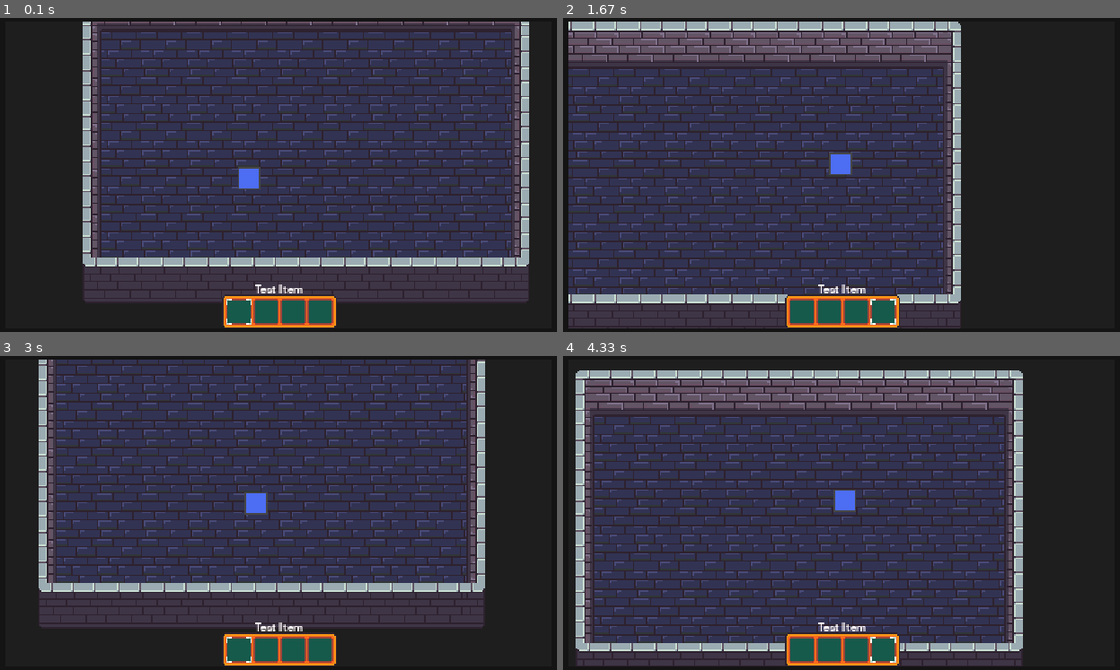
Above: before the commit, frames 1-4 (two rows, left to right).
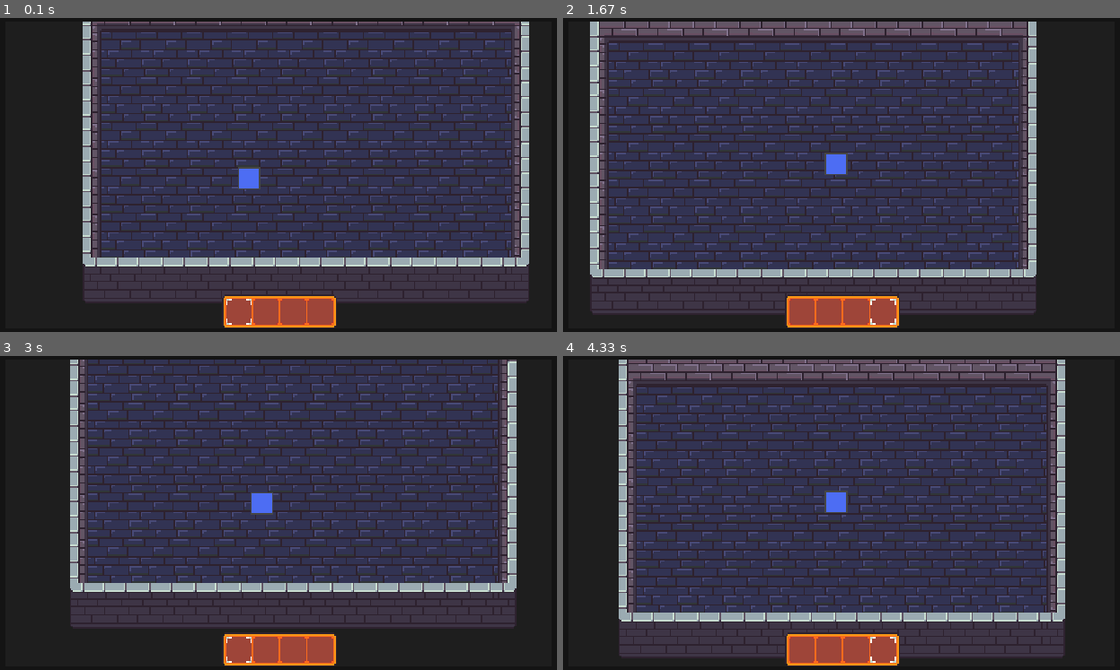
Above: after the commit, the same moments.

Repository: CyberSurge-Dev/PygameTesting
Game: pygame game, started from main.py
Same seed, same stepped clock (60 frames per second), same inputs: the game is played once before the commit and once after it.
Inputs:
- Up to frame 1 (0.1 s): no input
- Up to frame 2 (1.67 s): hold D 0.33-0.8 s; hold W 0.83-1.13 s; tap 3 at 0.98 s; hold D 1.17-1.63 s; tap 4 at 1.32 s
- Up to frame 3 (3 s): hold A 1.67-2.2 s; tap 2 at 1.82 s; hold S 2.23-2.53 s; tap 3 at 2.38 s; tap 1 at 2.57 s; hold A from 2.9 s (still down)
- Up to frame 4 (4.33 s): tap 2 at 3.05 s; release A at 3.3 s; hold W 3.33-3.7 s; tap 3 at 3.48 s; hold D from 3.73 s (still down); tap 4 at 3.88 s

The runs differ from the first frame. In frame 1, 1.3% of the frame differs, in the area x 40-60%, y 84-98%; in frame 2, 49%; in frame 3, 27%; in frame 4, 53%, in the area x 2-91%, y 1-99%.

Commit message:
Moved HUD items from main into the Player class, also moved event controllers for item usage into the Player class. Additionally, continued to work on the base class for Items, and added the game manager class to Utils to start working on save loading.

Diff:
--- a/data/settings.json
+++ b/data/settings.json
@@ -12,6 +12,6 @@
     },
     "developer": {
         "developer": true,
-        "telemetry": true
+        "telemetry": false
     }
 }
--- a/main.py
+++ b/main.py
@@ -17,8 +17,6 @@
 from scripts.utils import Settings, Telemetry, DisplayPositions
 from scripts.entities import Player
 from scripts.assetMap import AssetMap
-from scripts.guiElements import ItemBar
-from scripts.guiManager import GUIManager
 from scripts.tilemap import Tilemap
 # --------------------------------------------------------------------------------
 
@@ -55,8 +53,6 @@
 
         self.scroll = [0 , 0]
 
-        self.player = Player(self, (128, 128), (32, 32))
-
         # Determine the largest 16:9 ratio that can fit in the screen for the display size
         # This method allows the program to automatically scale the game to any screen size
         if (self.sWidth < self.sHeight or self.sWidth == self.sHeight):
@@ -69,9 +65,7 @@
         self.scale = (self.sWidth / self.display.get_width(), self.sHeight / self.display.get_height())
         self.dPos = DisplayPositions((self.display.get_width(), self.display.get_height()))
 
-        self.hud = GUIManager()
-        self.hud.add('itembar', ItemBar(self.dPos.BOTTOM_CENTER, (81, 24), self.scale, self.assetMap.gui['itembar'], self.assetMap.gui['itembar_selected']))
-
+        self.player = Player(self, (128, 128), (32, 32))
 
         self.clock = pygame.time.Clock() # Create the game clock
 
@@ -105,7 +99,7 @@
                     if event.key == self.keybinds["right"]: # Check for the right button being released
                         self.movement['right'] = False
 
-                self.hud.check_events(event) # Check for events on HUD objects
+                self.player.check_events(event)
 
             # Create scroll offsets to have camera 'lag' behind the player for more fluid movement
             self.scroll[0] += (self.player.rect().centerx - self.display.get_width() / 2 - self.scroll[0]) / 5 # Smaller the last value (5), the less the lag
@@ -118,12 +112,9 @@
             # Render the tilemap
             self.tilemap.render(offset=render_scroll)
 
-            # Update movement and render player
+            # Update movement and render player (and HUD elements)
             self.player.update(**self.movement)
-            self.player.render(render_scroll)
-
-            # Render the HUD elements
-            self.hud.render(self.display)
+            self.player.render(self.display, render_scroll)
 
             # Scale the display surface to best fit the screen
             self.screen.blit(pygame.transform.scale( self.display, (self.dWidth, self.dHeight) ),
--- a/scripts/entities.py
+++ b/scripts/entities.py
@@ -15,16 +15,19 @@
 # External imports
 import pygame
 
+# Internal imports
+from scripts.guiElements import ItemBar
+from scripts.guiManager import GUIManager
 # --------------------------------------------------------------------------------
 class PhysicsEntity:
     """Class object used for creating objects that interact with physics"""
 
-    def __init__ (self, game, pos, size,  exceptions=[]):
+    def __init__ (self, game, pos, size, multiplier=1, *exceptions):
         """Initialize the physics entity"""
         self.pos = list(pos) # Convert to list for mutability
         self.game = game
         self.size = size
-        self.multiplyer = 2
+        self.multiplier = multiplier
         self.tilemap = self.game.tilemap
         self.exceptions = exceptions
         self.assetMap = self.game.assetMap
@@ -60,8 +63,8 @@
 
         # Calculate movement for the frame
         frame_movement = (
-            ((movement['right']-movement['left']) + self.velocity[0]) * self.multiplyer,
-            ((movement['down']-movement['up']) + self.velocity[1]) * self.multiplyer
+            ((movement['right']-movement['left']) + self.velocity[0]) * self.multiplier,
+            ((movement['down']-movement['up']) + self.velocity[1]) * self.multiplier
         )
 
         self.game.telemetry.add('movement[0]', frame_movement[0])
@@ -106,8 +109,43 @@
             self.velocity[1] = 0
 
 
-    def render(self, offset=(0, 0)):
-        self.game.display.blit(self.assetMap.entities['player'], (self.pos[0] - offset[0], self.pos[1] - offset[1]))
+    def render(self, disp, offset=(0, 0)):
+        disp.blit(self.assetMap.entities['player'], (self.pos[0] - offset[0], self.pos[1] - offset[1]))
 
 class Player(PhysicsEntity):
     """Class for all player related physics, and interactions."""
+
+    def __init__ (self, game, pos, size, multiplier=1, *exceptions):
+        """Initialize the player and physics entity"""""
+        super().__init__(game, pos, size, multiplier, exceptions)
+
+        # Create variables for reference to other elements
+        self.game = game
+        self.tilemap = self.game.tilemap
+        self.assetMap = self.game.assetMap
+        self.inventory = {}
+        # Create variables specific to the player
+        self.health = 100
+        # Create HUD items
+        self.hud = GUIManager()
+        self.hud.add('itembar', ItemBar(self.game.dPos.BOTTOM_CENTER, (81, 24), self.game.scale, self.assetMap.gui['itembar'], self.assetMap.gui['itembar_selected']))
+        self.itembar = self.hud.menu_items['itembar']
+
+    def check_events(self, event):
+        """Check events for the player"""
+        if event.type == pygame.MOUSEBUTTONDOWN and self.itembar.items[self.itembar.slot_selected] != None:
+            if event.button == 1:  # Left mouse button.
+                self.itembar.    items[self.itembar.slot_selected].left_button(event)
+            elif event.button == 3:  # Right mouse button.
+                self.itembar.items[self.itembar.slot_selected].right_button(event)
+
+        self.itembar.check_events(event)
+        # Update currently held items attributes
+        if self.itembar.items[self.itembar.slot_selected] != None:
+            self.itembar.items[self.itembar.slot_selected].update()
+
+    def render(self, disp, offset=(0, 0)):
+        """Render player and HUD elements."""
+        super().render(disp, offset)
+        # Render the HUD items
+        self.hud.render(disp)
--- a/scripts/gameItems.py
+++ b/scripts/gameItems.py
@@ -14,20 +14,19 @@
 from scripts.assetMap import AssetMap
 from scripts.utils import load_image
 
-
 class Item():
     """Simple class to store all attributes of a Item"""
-    def __init__(self, display_name, stackable, *attributes):
+    def __init__(self, display_name, max_stack, icon, *attributes):
         """Initialize game Item"""
         self.attributes = attributes
-        self.icon = load_image('items/test/sample.png')
+        self.icon = icon
         self.display_name = display_name
-        self.stackable = stackable
+        self.max_stack = max_stack
 
     def update(self):
         """Updates the items attributes (ex: Give holder health boost)."""
         for attribute in self.attributes:
-            attribute.update()
+            attribute.update(self)
 
     def left_button(self, event):
         """Handles the event for the left mouse button."""
--- a/scripts/guiElements.py
+++ b/scripts/guiElements.py
@@ -12,6 +12,8 @@
 # --------------------------------------------------------------------------------
 # External imports
 import pygame
+
+# Internal imports
 from scripts.gameItems import Item
 
 # --------------------------------------------------------------------------------
@@ -68,7 +70,7 @@
     """Button menu item"""
 
     def __init__(self, pos, size, scale, image, selected_image):
-        """Initializes the button"""
+        """Initializes the ItemBar"""
         super().__init__(pos, size, scale, [pygame.MOUSEWHEEL, pygame.KEYDOWN, pygame.MOUSEBUTTONDOWN])
         self.slot_selected = 0
         self.max_items = 4
@@ -76,9 +78,11 @@
         self.padding = 4
         self.spacing = 3
         self.font = pygame.font.Font('freesansbold.ttf', 8)
-        self.items = [Item("Test Item", False)] * self.max_items
+        self.items = [None] * self.max_items
         self.image = image
         self.selected_image = selected_image
+        if self.items[self.slot_selected] != None:
+            self.text = self.font.render(self.items[self.slot_selected].display_name, True, (255, 250, 250))
 
     def check_events(self, event):
         """Checks the event for the element"""
@@ -98,12 +102,8 @@
                     if event.key == getattr(pygame.locals, f"K_{index}"):
                         self.slot_selected = index - 1
 
-        elif event.type == pygame.MOUSEBUTTONDOWN:
-            if event.button == 1:  # Left mouse button.
-                self.items[self.slot_selected].left_button(event)
-            elif event.button == 3:  # Right mouse button.
-                self.items[self.slot_selected].right_button(event)
-
+        if self.items[self.slot_selected] != None:
+            self.text = self.font.render(self.items[self.slot_selected].display_name, True, (255, 250, 250))
 
     def add_item(self, item, pos):
         """Adds an item to the bar"""
@@ -145,5 +145,4 @@
 
         # Display current items name above the item bar
         if self.items[self.slot_selected] != None:
-            text = self.font.render(self.items[self.slot_selected].display_name, True, (255, 250, 250))
-            disp.blit(text, ((self.center_pos[0]+(self.size[0]/2))-text.get_width()/2, self.center_pos[1]-text.get_height()))
+            disp.blit(self.text, ((self.center_pos[0]+(self.size[0]/2))-self.text.get_width()/2, self.center_pos[1]-self.text.get_height()))
--- a/scripts/guiManager.py
+++ b/scripts/guiManager.py
@@ -6,7 +6,7 @@
 This program contains base classes to create gui objects eaily throughout the program
 
 --+ Classes +--
-
+GUIManager() - Gui object, acts as a way to group GUI objects together
 
 """
 # --------------------------------------------------------------------------------
--- /dev/null
+++ b/scripts/itemAttributes.py
@@ -0,0 +1,17 @@
+# Created By: Zachary Hoover
+# Created Date: 10/24/2023
+# Version: 1.0
+# --------------------------------------------------------------------------------
+"""
+This program contains the classes for item attributes, attributes are modifiers that affect items
+
+--+ Classes +--
+Attribute() -
+
+"""
+# --------------------------------------------------------------------------------
+
+class Attribute():
+    """Simple base class for all attributes"""
+    def update(self, item):
+        """Updates the attribute"""
--- a/scripts/utils.py
+++ b/scripts/utils.py
@@ -9,6 +9,7 @@
 Settings() - The settings class is used to load settings information from settings.json.
 Animation(images, image_dur, loop = False) - The animation classs is used as a system to generalize the creation of aniumations throughout the program.
 Telemetry(active) - Simple class for tracking variables and displaying/changing telemetry data in console.
+GameManager() - The game manager class is used to manage and load save files.
 
 --+ Functions +--
 load_image(path) - Loads the image at the given path, and returns it as a pygame image object.
@@ -31,6 +32,11 @@
 clear = lambda: os.system('clear' if os.name == 'posix' else 'cls')
 
 # --------------------------------------------------------------------------------
+
+class GameManager():
+    """The game manager class is used to manage and load save files."""
+    def __init__(self, player):
+        """Initialize GameManager variables"""
 
 class Settings():
     def __init__(self):
